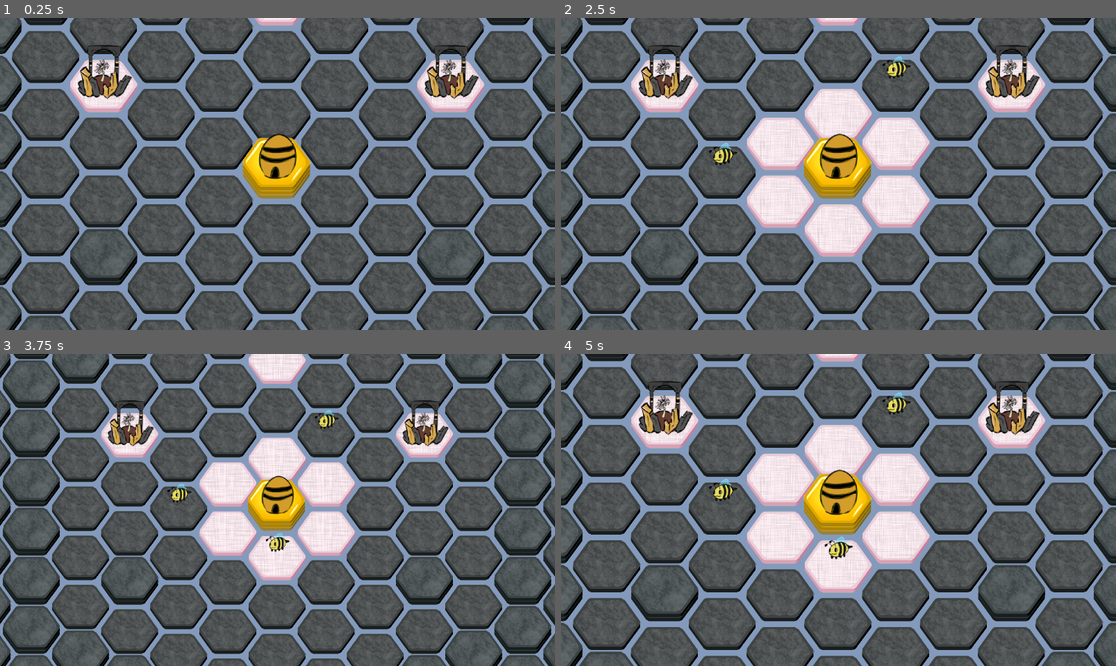
Above: before the commit, frames 1-4 (two rows, left to right).
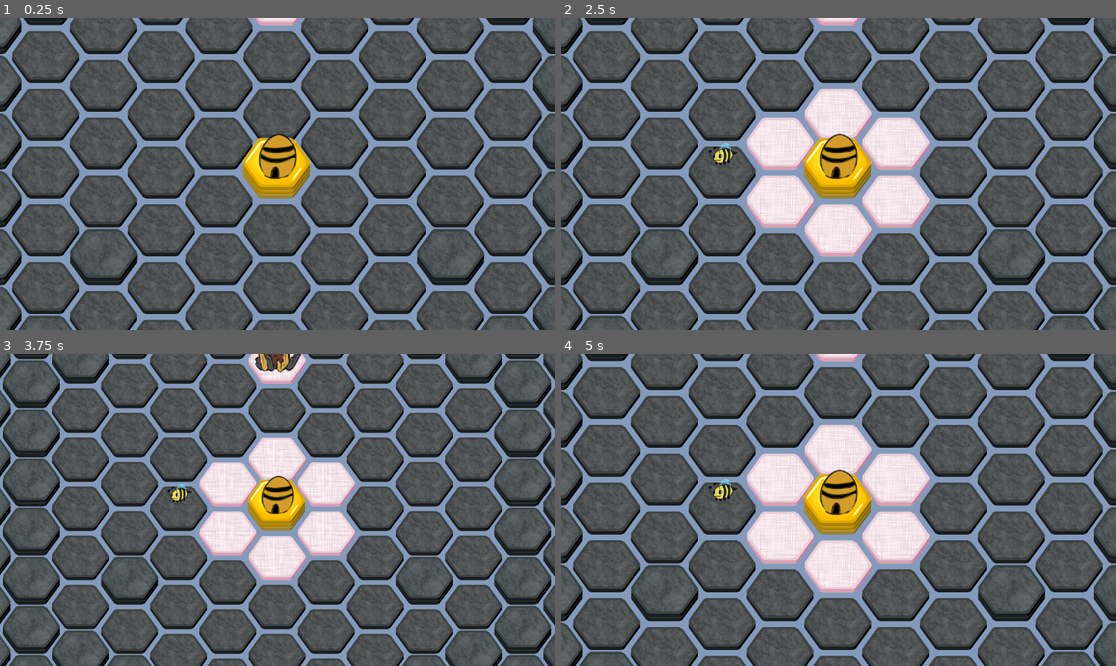
Above: after the commit, the same moments.

Repository: verityley/TheLastBeeastion
Game: Godot game, scene res://Scenes/Stages/World/world_map.tscn
The game is run twice, just before and just after one commit, with the same random seed, the same clock (stepped at 60 frames per second) and the same inputs. The project has no main scene, so this scene is started directly. The engine's default icon, where the game draws it, is replaced by a stand-in: a white triangle on a blue panel in a dark square.
Inputs (mouse positions are in pixels of both pictures, inside the frame that each line leads up to):
- Up to frame 1 (0.25 s): no input
- Up to frame 2 (2.5 s): tap Enter at 0.5, 2 s; move the mouse to (960, 158) at 0.52 s; click (960, 158) at 0.6 s; tap Space (ProgressTurn) at 1.25, 2.1 s; move the mouse to (727, 189) at 1.27 s; click (727, 189) at 1.35 s; move the mouse to (894, 105) at 2.02 s; click (894, 105) at 2.3 s
- Up to frame 3 (3.75 s): tap Space (ProgressTurn) at 2.75 s; move the mouse to (249, 572) at 2.77 s; right-click (249, 572) at 2.85 s; click (249, 572) at 3.05 s; tap Enter at 3.5 s; move the mouse to (444, 556) at 3.52 s; hold Mouse wheel up (ZoomIn) from 3.53 s (still down)
- Up to frame 4 (5 s): click (1005, 556) at 3.8 s; tap Space (ProgressTurn) at 4.25 s; move the mouse to (672, 463) at 4.27 s; release Mouse wheel up (ZoomIn) at 4.28 s; tap Mouse wheel down (ZoomOut) at 4.35 s; click (672, 463) at 4.55 s

The runs differ from the first frame. In frame 1, 3.1% of the frame differs, in the area x 12-88%, y 8-31%; in frame 2, 3.3%; in frame 3, 2.9%; in frame 4, 3.5%, in the area x 12-88%, y 8-66%.

Commit message:
Organization

Diff:
--- a/Scenes/Stages/Autoloads/HexDatabase.tscn
+++ b/Scenes/Stages/Autoloads/HexDatabase.tscn
@@ -14,6 +14,7 @@
 [ext_resource type="Resource" uid="uid://c7erwcht8wcn2" path="res://Scripts/Resources/Entities/Hive.tres" id="11_2k8xd"]
 [ext_resource type="Resource" uid="uid://cbue5h0vepmdm" path="res://Scripts/Resources/Entities/Volcano.tres" id="12_65oju"]
 [ext_resource type="Resource" uid="uid://dp6sae3hcc8ar" path="res://Scripts/Resources/Entities/WorkerBee.tres" id="14_d0qu1"]
+[ext_resource type="Resource" uid="uid://dgbkc6iebolif" path="res://Scripts/Resources/Entities/SaplingGoal.tres" id="15_gymxo"]
 [ext_resource type="Resource" uid="uid://bp1yd0o14ocau" path="res://Scripts/Resources/Entities/BuilderBee.tres" id="15_s1qdv"]
 [ext_resource type="Resource" uid="uid://coufwd25m1bmt" path="res://Scripts/Resources/Entities/GardenerBee.tres" id="16_ht34a"]
 [ext_resource type="Resource" uid="uid://04v2x8jc56i0" path="res://Scripts/Resources/Entities/ForestGoal.tres" id="17_qmhwe"]
@@ -38,7 +39,7 @@
 "Geyser": ExtResource("10_0v52h"),
 "Hive": ExtResource("11_2k8xd"),
 "Rain Goal": null,
-"Sapling Goal": null,
+"Sapling Goal": ExtResource("15_gymxo"),
 "Spark": ExtResource("10_8fm0v"),
 "Sun Goal": null,
 "Volcano": ExtResource("12_65oju"),
--- a/Scripts/Debug/debugMap.gd
+++ b/Scripts/Debug/debugMap.gd
@@ -29,7 +29,8 @@
 			):
 				ChangeEntity(selected, null, true)
 				#availableWorkers + 1
-			elif hexDatabase[selected].inWorkerRange == true and availableWorkers > 0:
+			elif hexDatabase[selected].inWorkerRange == true and (
+				availableWorkers > 0 and hexDatabase[selected].entityOnTile == null):
 				ChangeEntity(selected, HexTypes.entity[beeType].duplicate())
 				availableWorkers -= 1
 
--- /dev/null
+++ b/Scripts/Resources/Entities/SaplingGoal.tres
@@ -0,0 +1,13 @@
+[gd_resource type="Resource" script_class="SaplingGoalEntity" load_steps=4 format=3 uid="uid://dgbkc6iebolif"]
+
+[ext_resource type="Texture2D" uid="uid://bamxd0bcwaiov" path="res://Assets/Tile Graphics/GoalEvergreen.png" id="1_6uhu4"]
+[ext_resource type="Script" path="res://Scripts/Rulesets/Entities/SaplingGoal.gd" id="1_x2qs7"]
+[ext_resource type="Texture2D" uid="uid://b7b81wwnvqs83" path="res://Assets/Tile Graphics/GoalSapling.png" id="2_un7wl"]
+
+[resource]
+script = ExtResource("1_x2qs7")
+forestRing = Array[Vector2i]([])
+grownSprite = ExtResource("1_6uhu4")
+name = "Flower of Beginnings"
+spriteResource = ExtResource("2_un7wl")
+spriteOffset = Vector2(0, -80)
--- a/Scripts/Rulesets/Entities/ForestGoal.gd
+++ b/Scripts/Rulesets/Entities/ForestGoal.gd
@@ -23,18 +23,20 @@
 	var coords:Vector2i = hex.gridCoords
 	var neighbors = map.GetAllAdjacent(coords)
 	if stageComplete == true:
+		map.AddRemoveTag(coords, "Irreplaceable", false)
 		map.ChangeEntity(coords, null, true)
 	if grown == true:
 		return
 	if hex.stackCount >= 2:
 		for tile in forestRing:
-			if map.hexDatabase[tile].tileType.name == "Stone":
+			if map.hexDatabase[tile].tileType.name != "Forest":
 				map.ChangeTile(tile, HexTypes.type["Forest"], 1)
-			else:
-				map.ChangeStack(tile, 1)
+			map.ChangeStack(tile, 1)
 		for tile in neighbors:
 			map.ChangeTile(tile, HexTypes.type["Brush"], 2)
 		grown = true
+		map.ChangeTile(coords, HexTypes.type["Brush"], 3)
+		map.ChangeStack(Vector2i(0,-3), 1)
 #Need a "ring check"
 #When garden beneath reaches stack 2, increase stack of forest ring by 1, if stone, turn to forest
 #grow eternal tree by 1 visual stage
--- a/Scripts/Rulesets/Entities/GardenerBee.gd
+++ b/Scripts/Rulesets/Entities/GardenerBee.gd
@@ -17,6 +17,7 @@
 			RNGTile = map.GetAdjacent(tile, RandomNumberGenerator.new().randi_range(1,6))
 			if attempts >= 6:
 				break
+		print("Making Tile Fertile: ", RNGTile)
 		map.AddRemoveTag(RNGTile, "Fertile", true)
 	else:
 		map.AddRemoveTag(tile, "Fertile", true)
--- a/Scripts/Rulesets/Entities/HiveEntity.gd
+++ b/Scripts/Rulesets/Entities/HiveEntity.gd
@@ -15,8 +15,8 @@
 	if map.hexDatabase[coords].stackCount >= 3:
 		entityTags["Irreplaceable"] = true
 		map.AddRemoveTag(coords, "Irreplaceable", true)
-		map.availableWorkers += 2
-		map.workerMax += 2
+		#map.availableWorkers += 2
+		#map.workerMax += 2
 	else:
 		map.availableWorkers += 1
 		map.workerMax += 1
--- a/Scripts/Rulesets/Entities/SaplingGoal.gd
+++ b/Scripts/Rulesets/Entities/SaplingGoal.gd
@@ -2,6 +2,7 @@
 class_name SaplingGoalEntity
 
 @export var forestRing:Array[Vector2i]
+@export var grownSprite:Texture2D
 var grown:bool = false
 var stageComplete:bool = false
 
@@ -24,16 +25,22 @@
 	if stageComplete == true:
 		map.ChangeEntity(coords, null, true)
 	if grown == true:
+		if hex.stackCount >= 4:
+			entitySprite.texture = grownSprite
+			stageComplete = true
+			#map.hexDatabase[Vector2i(3,-2)].entityOnTile.stageComplete = true
+			#map.hexDatabase[Vector2i(-3,-2)].entityOnTile.stageComplete = true
 		return
 	if hex.stackCount >= 2:
 		for tile in forestRing:
-			if map.hexDatabase[tile].tileType.name == "Stone":
-				map.ChangeTile(tile, HexTypes.type["Forest"], 1)
-			else:
-				map.ChangeStack(tile, 1)
+			map.ChangeTile(tile, HexTypes.type["Forest"], 1)
 		for tile in neighbors:
 			map.ChangeTile(tile, HexTypes.type["Forest"], 1)
 		grown = true
+		map.ChangeEntity(Vector2i(3,-2), HexTypes.entity["Forest Goal"], true)
+		map.ChangeEntity(Vector2i(-3,-2), HexTypes.entity["Forest Goal"], true)
+		map.ChangeTile(coords, HexTypes.type["Forest"], 2)
+
 #Need a "ring check"
 #When garden beneath reaches stack 2, increase stack of forest ring by 1, if stone, turn to forest
 #grow eternal tree by 1 visual stage
--- a/Scripts/Rulesets/Tiles/GardenRules.gd
+++ b/Scripts/Rulesets/Tiles/GardenRules.gd
@@ -25,6 +25,7 @@
 			map.ChangeStack(coords, 1)
 
 func TendHex(map:WorldMap, coords:Vector2i):
+	#Make Honey Resource for each adjacent Garden, multiplied by stack
 	#var neighbors = map.GetAllAdjacent(coords)
 	#for tile in neighbors:
 		#map.AddRemoveTag(tile, "Fertile", true)
--- a/Scripts/Rulesets/WorldMap.gd
+++ b/Scripts/Rulesets/WorldMap.gd
@@ -58,9 +58,7 @@
 			#newHex.tags["Blocked"] = true
 		hexDatabase[tile] = newHex
 	ChangeEntity(Vector2i(0,0), HexTypes.entity["Hive"], true)
-	ChangeEntity(Vector2i(3,-2), HexTypes.entity["Forest Goal"], true)
-	ChangeEntity(Vector2i(-3,-2), HexTypes.entity["Forest Goal"], true)
-	#ChangeEntity(Vector2i(0,-3), HexTypes.entity["Treeflower"], true)
+	ChangeEntity(Vector2i(0,-3), HexTypes.entity["Sapling Goal"], true)
 	#ChangeEntity(Vector2i(-9,4), HexTypes.entity["Geyser"], true)
 	#ChangeEntity(Vector2i(15,-8), HexTypes.entity["Volcano"], true)
 	#print(hexDatabase)
Binary file changed: Assets/Tile Graphics/minimalHexes.png
Not shown: 1 places in Scenes/Stages/Autoloads/HexDatabase.tscn that only renumber resources
